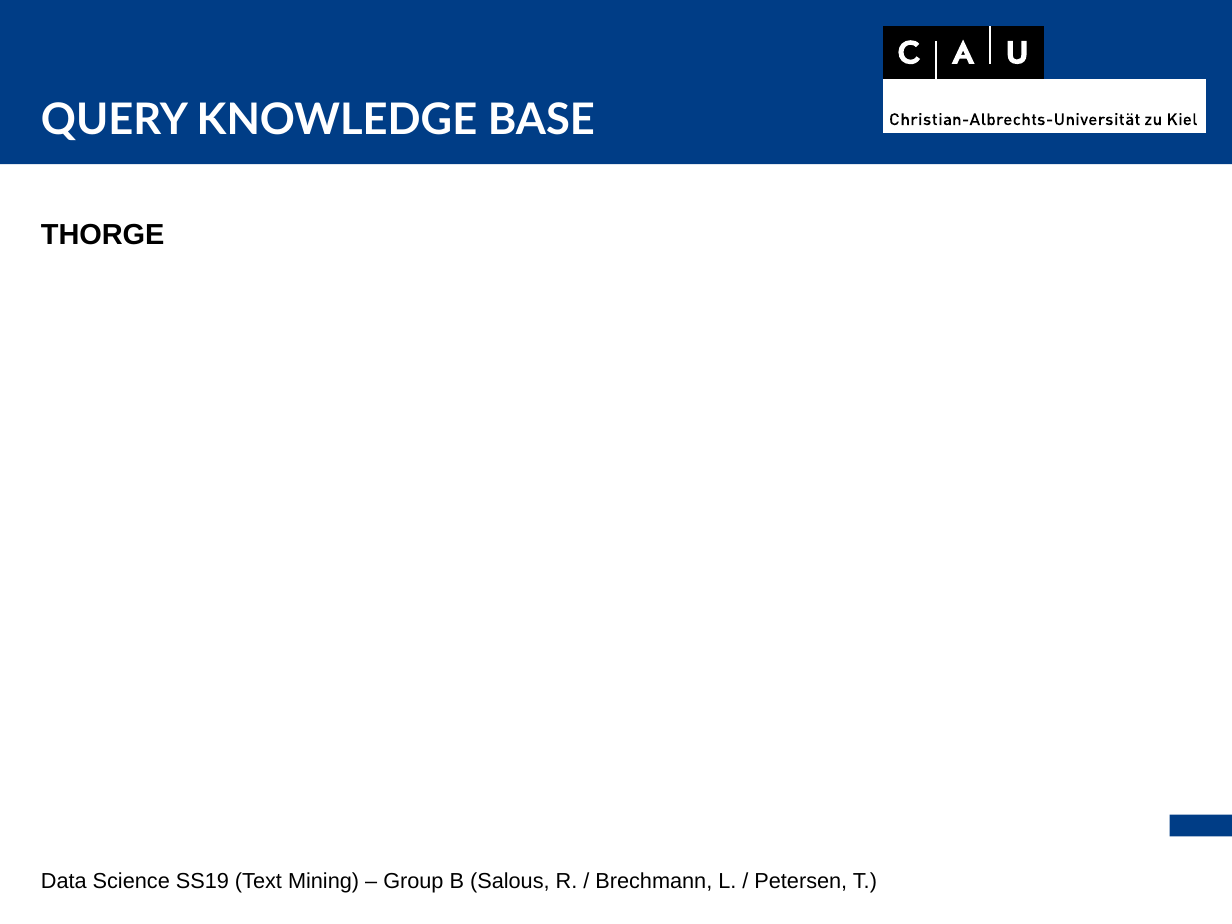
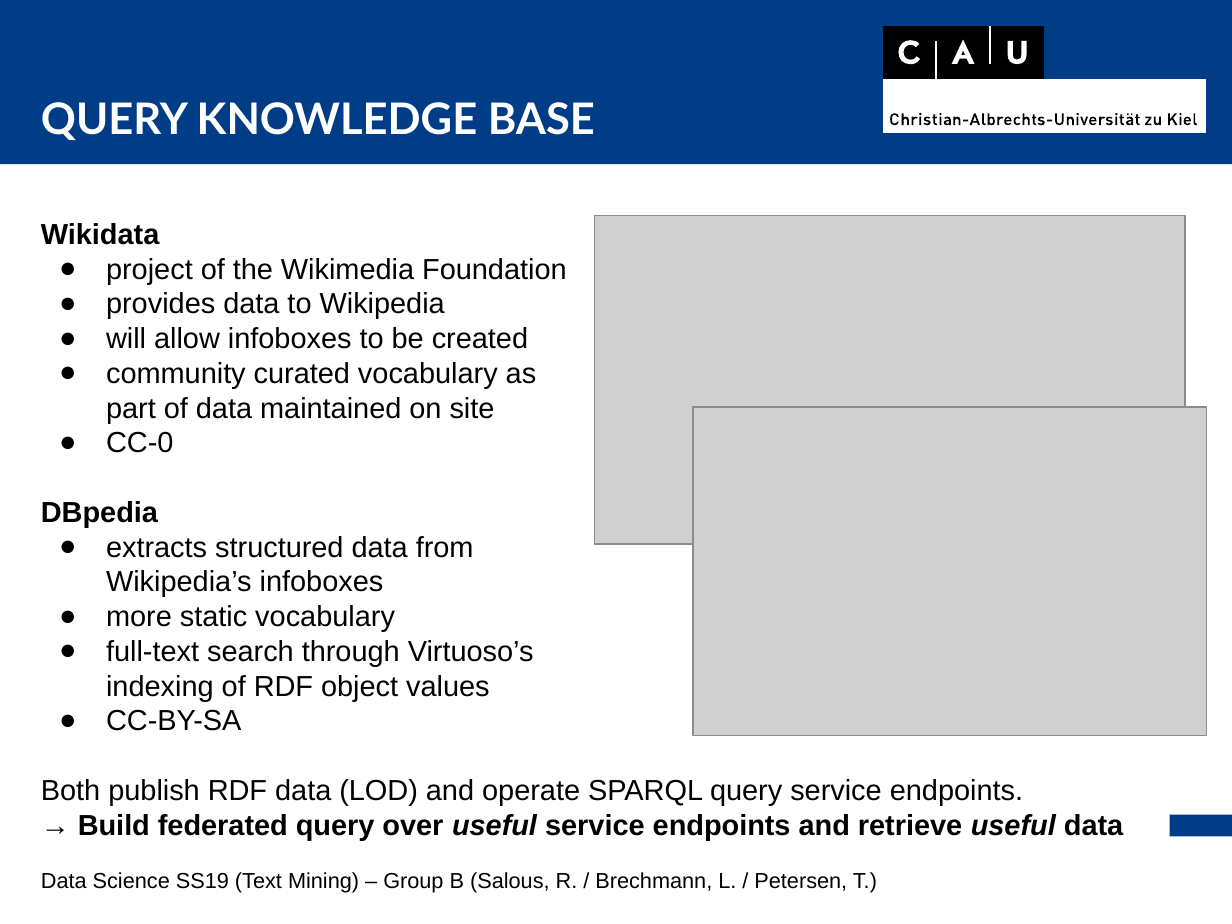
Before and after one commit to thorge/concept-ranking, a slide deck: slide 11 of presentation/pres.odp. Drawn at 1232x924 pixels with LibreOffice and Linux fonts; fonts in the diff are those of the drawing; grey boxes stand for pictures. Boxes give left, top, right and bottom in pixels: in the first picture for what was removed or moved away, otherwise in the second. Text is boxed around its words. In the diff, an @@ line names an element or a change of style, - is before the commit and + after.

Commit message:
added kb query slides

```diff
--- a/presentation/pres.odp
+++ b/presentation/pres.odp
@@ free removed at box(40, 215, 1189, 250) @@
-THORGE
@@ free added at box(40, 215, 1189, 851), 16 pt, text #000000 @@
+Wikidata
+● project of the Wikimedia Foundation
+● provides data to Wikipedia
+● will allow infoboxes to be created
+● community curated vocabulary as
+  part of data maintained on site
+● CC-0
+DBpedia
+● extracts structured data from
+  Wikipedia’s infoboxes
+● more static vocabulary
+● full-text search through Virtuoso’s
+indexing of RDF object values
+● CC-BY-SA
+Both publish RDF data (LOD) and operate SPARQL query service endpoints.
+→ Build federated query over useful service endpoints and retrieve useful data
@@ picture added at box(594, 215, 1185, 544) @@
@@ picture added at box(694, 407, 1207, 735) @@
```
Also in this commit, not shown: 4 other slides changed.
